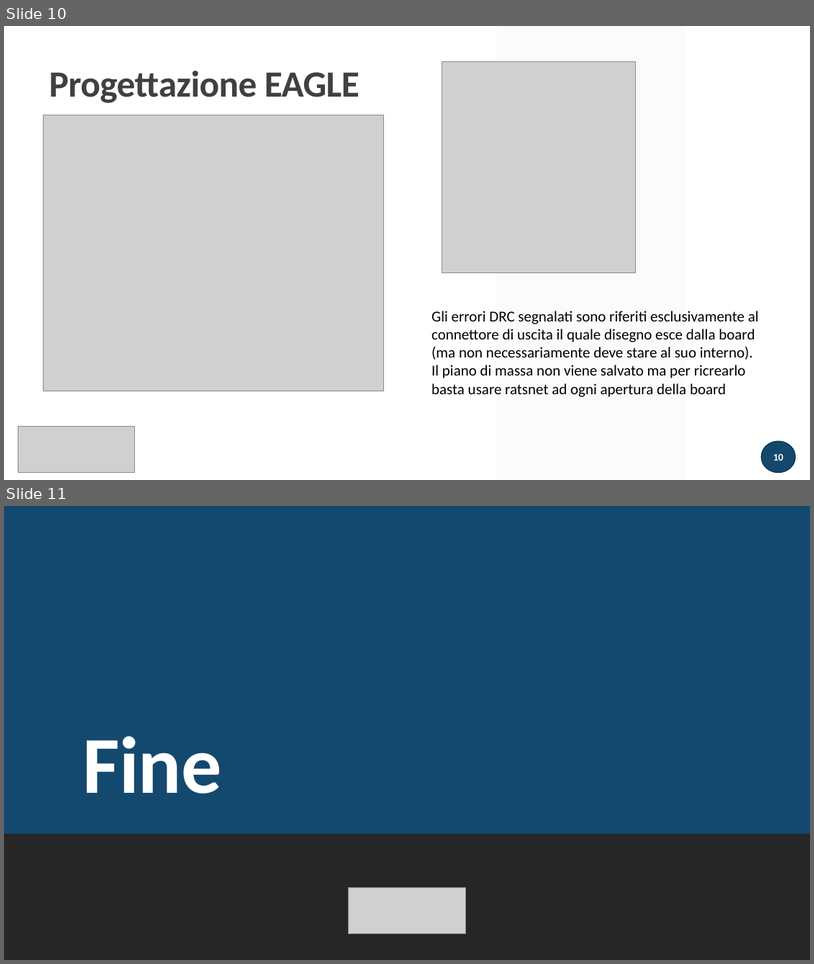
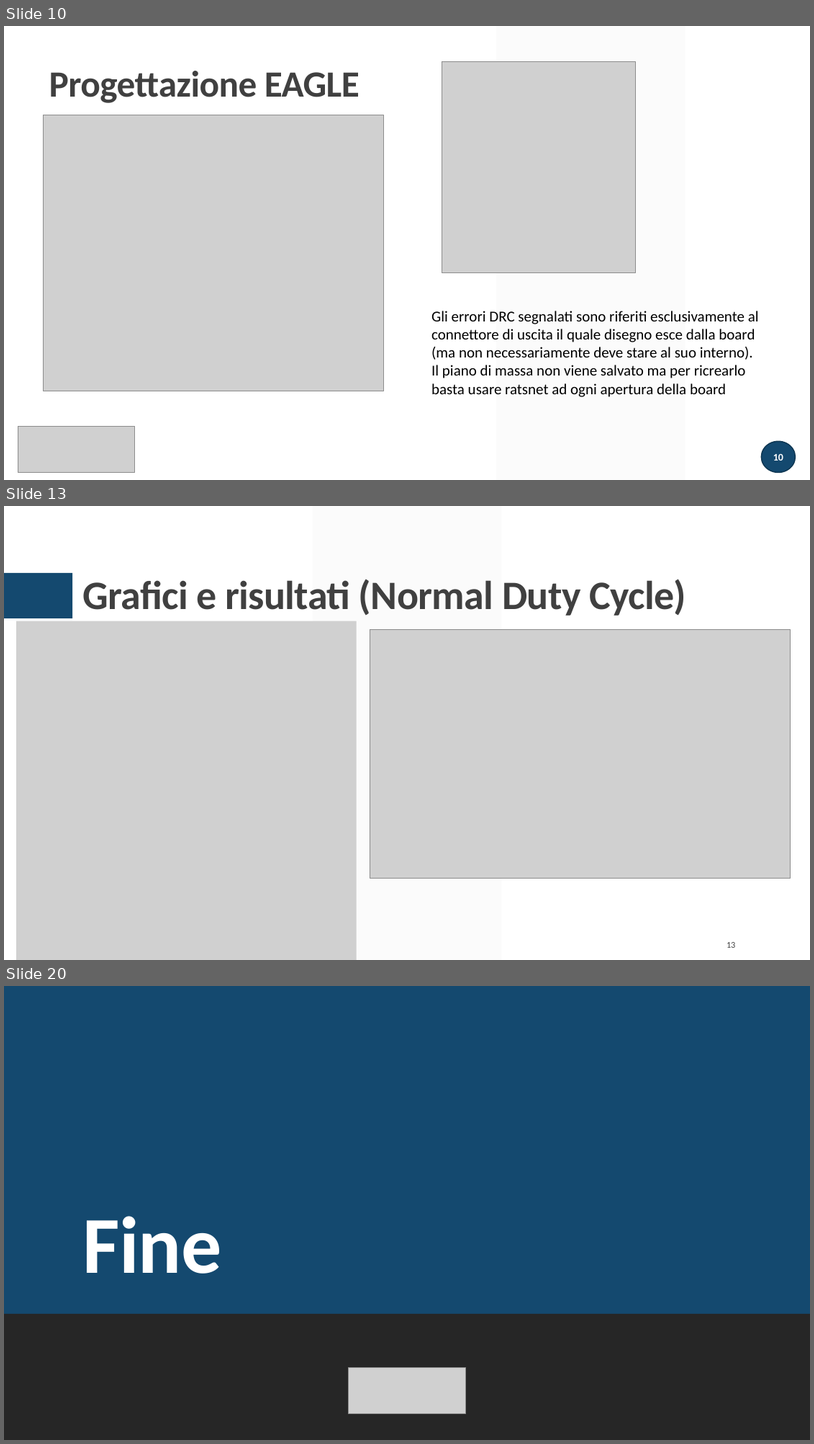
Before and after one commit to greco-salvatore/LTSpice, a slide deck: presentazione/presentazione.pptx. Shown one above the other, each under a label of ours: slides 10 and 11 before the commit, slides 10, 13 and 20 after it; the slides between them are not shown. The pictures are 814x964 and 814x1444 pixels, drawn with LibreOffice and Linux fonts; fonts in the diff are those of the drawing; grey boxes stand for pictures. Boxes give left, top, right and bottom in pixels: in the first picture for what was removed or moved away, otherwise in the second. Text is boxed around its words. In the diff, an @@ line names an element or a change of style, - is before the commit and + after.

```diff
--- a/presentazione/presentazione.pptx
+++ b/presentazione/presentazione.pptx
@@ slide 13 added at box(4, 506, 810, 960), background #FFFFFF; not listed: 2 template elements that a slide beside it also shows @@
@@ title added at box(82, 579, 687, 615), 48 pt, text #404040, bold @@
+Grafici e risultati (Normal Duty Cycle)
@@ picture added at box(16, 621, 357, 960) @@
@@ picture added at box(370, 629, 791, 878) @@
@@ page number added at box(727, 942, 736, 947), 10.5 pt, text #404040 @@
+13
@@ what was slide 11 is now slide 20 @@
```
Also in this commit, not shown: 2 slides changed, 8 other slides added.
